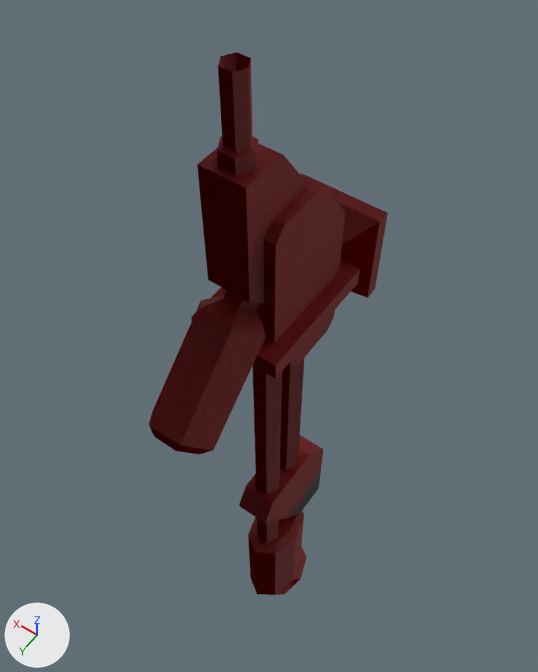
Two versions of the glTF model public/assets/models/Weldammer.glb, one commit apart.
Both versions are drawn from a 50 mm camera at (-0.118, 0.178, 0.514) aimed at (0.025, -0.023, 0.198). Every picture has the same lights, and +X, +Y and +Z are marked at lower left. The older version comes first.

The older version as bpy lines, for what is in view:
```python
mat_tools = principled_material('Tools')
mat_tools.texture = img_image_0
mat_tools.roughness = 0.8
me_mesh_0 = bpy.data.meshes.new('Mesh_0')
me_mesh_0.from_pydata(...)  # 193 vertices, 320 faces; spans x -0.022..0.022, y -0.043..0.082, z -0.077..0.396
me_mesh_0.materials.append(mat_tools)  # picture img_image_0
ob_mesh_0 = bpy.data.objects.new('Mesh_0', me_mesh_0)
ob_mesh_0.location = (0.0, 0.0, 0.0)
```
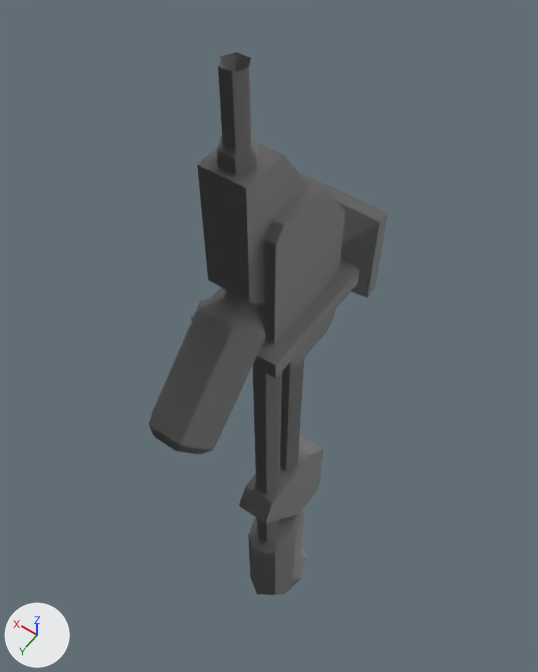
Where the change shows, as pixel boxes (x1, y1, x2, y2) in the pictures (538 x 672 px):
'Mesh_0', surface changed (red to grey)
    both: (149, 52, 388, 595)

What the commit changed:
In material 'Tools' (mat_tools), texture is no longer img_image_0.
In material 'Tools' (mat_tools), base_color is now set to (0.5, 0.5, 0.5), grey #bcbcbc.
